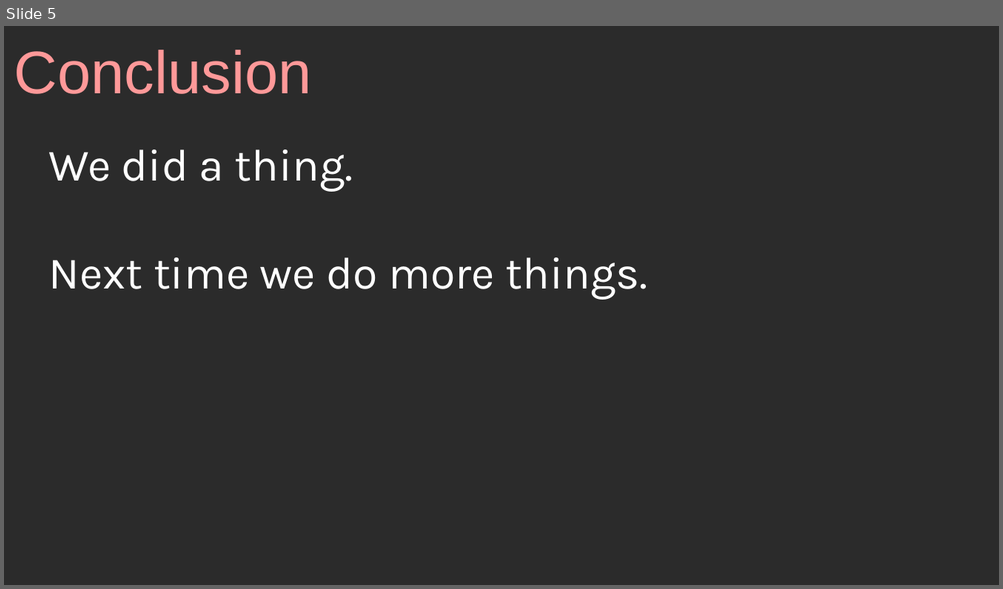
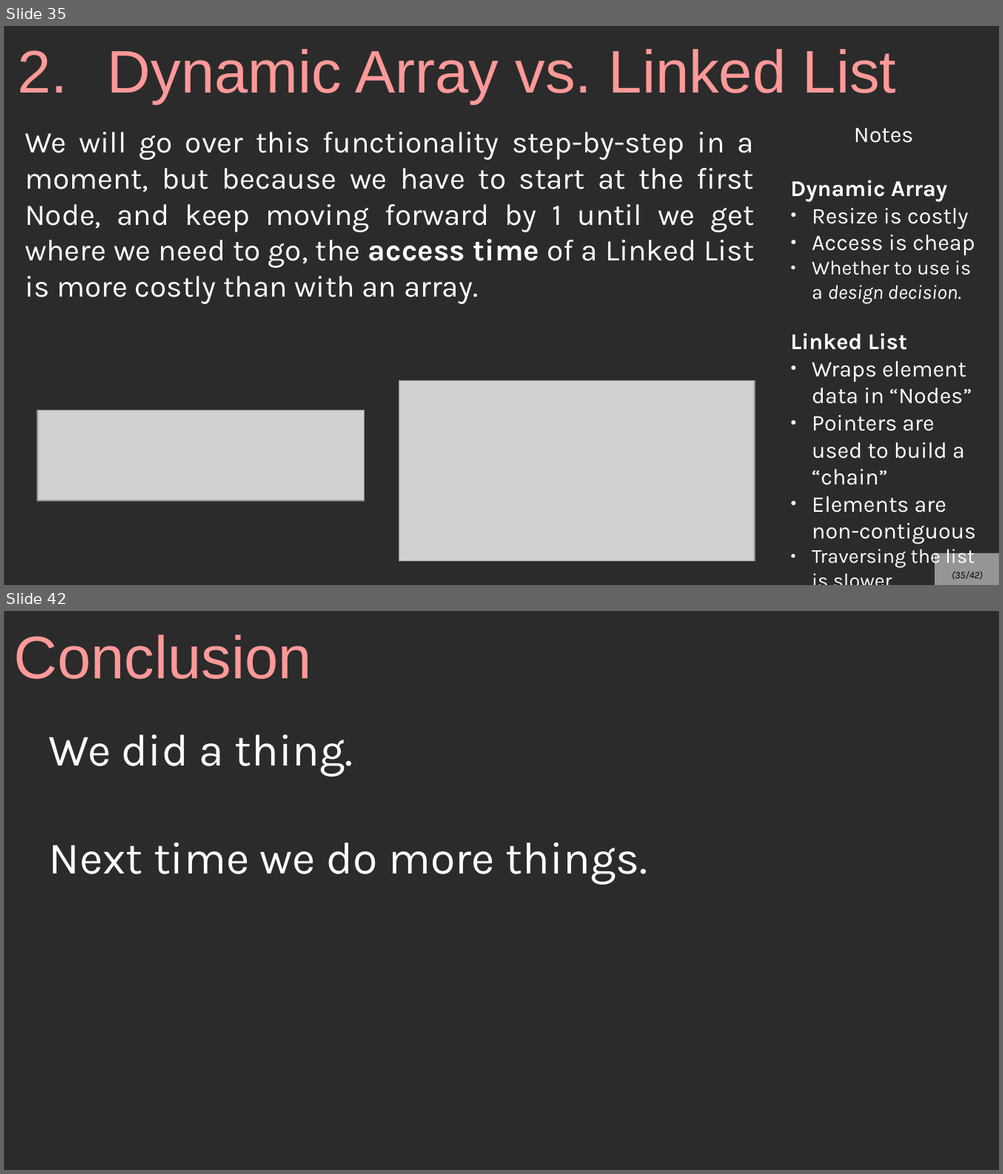
Before and after one commit to mariamhabib/CS250-Data-Structures, a slide deck: Lectures/7_Linked_Lists.odp. Shown one above the other, each under a label of ours: slide 5 before the commit, slides 35 and 42 after it; the slides between them are not shown. The pictures are 1003x589 and 1003x1174 pixels, drawn with LibreOffice and Linux fonts; fonts in the diff are those of the drawing; grey boxes stand for pictures; background and template pictures are left out; a plain dark background stands for a picture behind light text. Boxes give left, top, right and bottom in pixels: in the first picture for what was removed or moved away, otherwise in the second. Text is boxed around its words. In the diff, an @@ line names an element or a change of style, - is before the commit and + after.

```diff
--- a/Lectures/7_Linked_Lists.odp
+++ b/Lectures/7_Linked_Lists.odp
@@ slide 35 added at [4, 26, 999, 585], background picture (left out) @@
@@ title added at [17, 49, 896, 104], 48 pt, text #FF9999 @@
+2. Dynamic Array vs. Linked List
@@ text added at [25, 132, 754, 304], 24 pt, text #FFFFFF @@
+We will go over this functionality step-by-step in a moment, but because we have to start at the first Node, and keep moving forward by 1 until we get where we need to go, the access time of a Linked List is more costly than with an array.
@@ text added at [790, 128, 976, 568], 18 pt, text #FFFFFF @@
+Notes
+Dynamic Array
+● Resize is costly
+● Access is cheap
+● Whether to use is a design decision.
+Linked List
+● Wraps element data in “Nodes”
+● Pointers are used to build a “chain”
+● Elements are non-contiguous
+● Traversing the list is slower
@@ picture added at [399, 380, 755, 561] @@
@@ picture added at [37, 411, 364, 501] @@
@@ page number added at [934, 554, 999, 585], fill #FFFFFF at 50% opacity, 8 pt, text #000000, italic @@
+(35/42)
@@ what was slide 5 is now slide 42 @@
```
Also in this commit, not shown: 1 slide changed, 38 other slides added, 2 slides removed.
